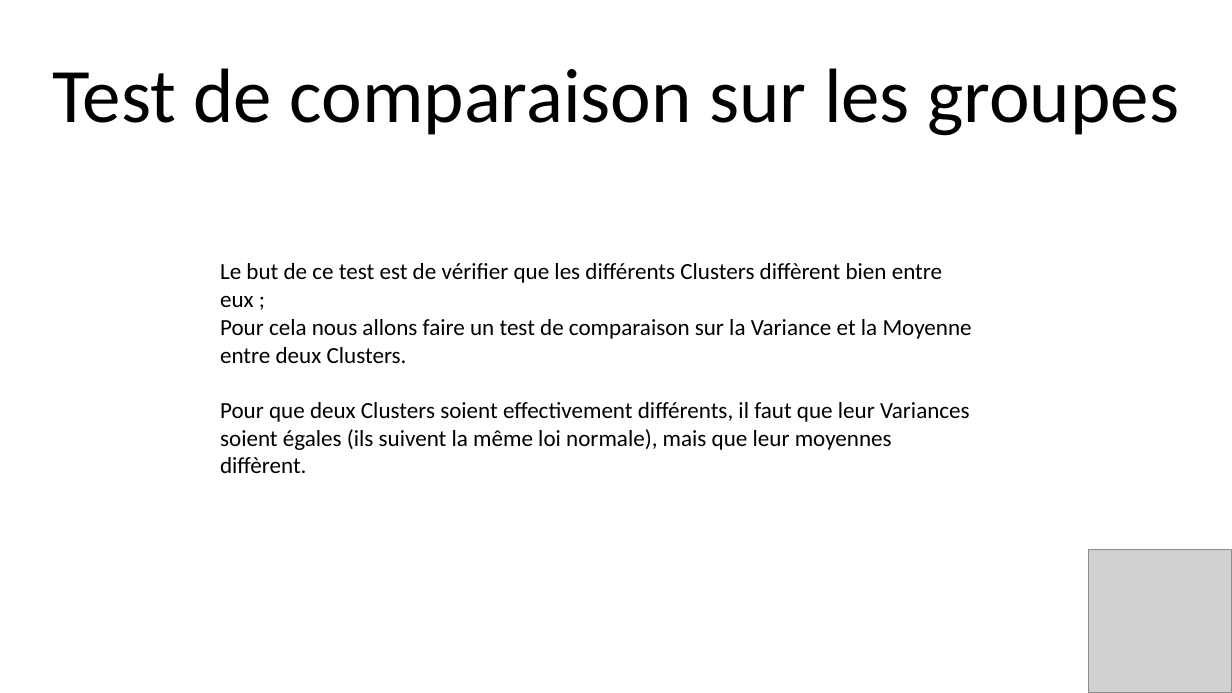
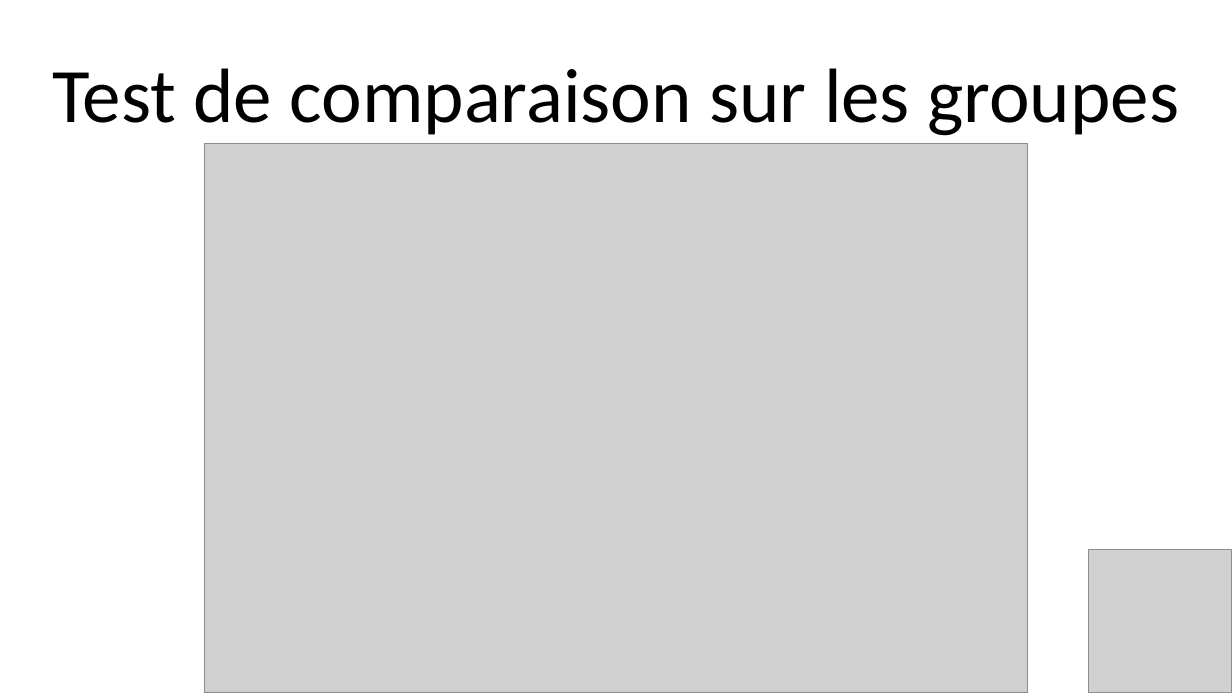
Before and after one commit to Julien-paulet/Projet_5_effectuez_une_etude_de_marche, a slide deck: slide 19 of Projet_5_présentation.pptx. Drawn at 1232x693 pixels with LibreOffice and Linux fonts; fonts in the diff are those of the drawing; grey boxes stand for pictures. Boxes give left, top, right and bottom in pixels: in the first picture for what was removed or moved away, otherwise in the second. Text is boxed around its words. In the diff, an @@ line names an element or a change of style, - is before the commit and + after.

```diff
--- a/Projet_5_présentation.pptx
+++ b/Projet_5_présentation.pptx
@@ picture added at box(204, 144, 1029, 693) @@
@@ text removed at box(220, 263, 972, 473) @@
-Le but de ce test est de vérifier que les différents Clusters diffèrent bien entre eux ;
-Pour cela nous allons faire un test de comparaison sur la Variance et la Moyenne entre deux Clusters.
-Pour que deux Clusters soient effectivement différents, il faut que leur Variances soient égales (ils suivent la même loi normale), mais que leur moyennes diffèrent.
```
Also in this commit, not shown: 2 other slides changed, 1 slide added, 1 slide removed, 1 other file.
